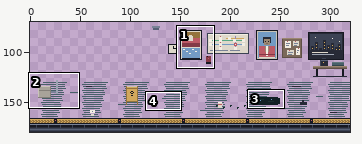
Two states of a pixel-art file, art/src/news/place-subway.aseprite. The picture above shows the old version from afar; the outline marks the close-up.
Close-up. Before the commit:
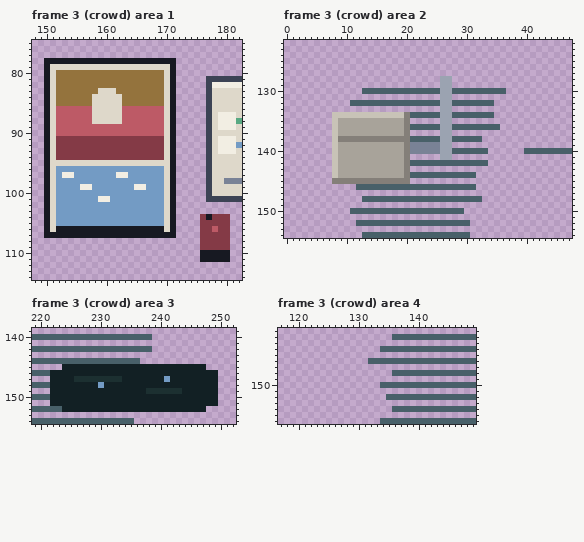
320x180 pixels, 3 frames. Shown: frame 3 (crowd) area 1: x 148..182, y 75..114; frame 3 (crowd) area 2: x 0..47, y 122..154; frame 3 (crowd) area 3: x 219..252, y 139..154; frame 3 (crowd) area 4: x 117..149, y 141..156. The wide view leaves out empty margins. The commit also changed other frames or places, which this record leaves out.
The same view after the edit:
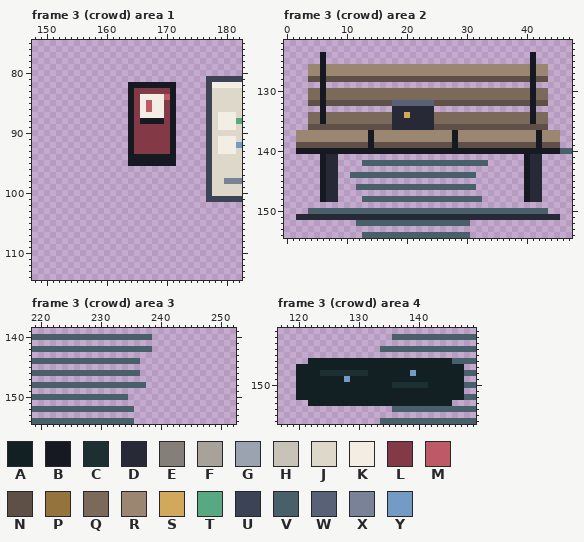
Palette (. is transparent): A #122024  B #171922  C #1c3031  D #272a36  E #847f79  F #a8a39a  G #9ba3b1  H #c8c3b7  J #ded8ca  K #f2eee3  L #843a46  M #bd5a66  N #5f5047  P #94733d  Q #7b695a  R #9b8771  S #d2a85c  T #58a982  U #3c4354  V #486069  W #586176  X #798296  Y #739bc4
Changes in this commit:
Frame 3 (crowd) area 1:
y 78: x 150..171 BBBBBBBBBBBBBBBBBBBBBB -> ......................
y 79: x 150..171 BJJJJJJJJJJJJJJJJJJJJB -> ......................
y 80..81: x 150..171 BJPPPPPPPPPPPPPPPPPPJB -> ......................
y 82: x 150..170 BJPPPPPPPPPPPPPPPPPPJ -> ..............BBBBBBB
y 83: x 150..170 BJPPPPPPPJJJPPPPPPPPJ -> ..............BLLLLLL
y 84: x 150..170 BJPPPPPPJJJJJPPPPPPPJ -> ..............BLKKKKM
y 85: x 150..170 BJPPPPPPJJJJJPPPPPPPJ -> ..............BLKMKKL
y 86: x 150..166 BJMMMMMMJJJJJMMMM -> ..............BLK; x 168..170 MMJ -> KKL
y 87: x 150..170 BJMMMMMMJJJJJMMMMMMMJ -> ..............BLKKKKL
y 88: x 150..170 BJMMMMMMJJJJJMMMMMMMJ -> ..............BLBBBBL
y 89..90: x 150..170 BJMMMMMMMMMMMMMMMMMMJ -> ..............BLLLLLL
y 91..93: x 150..164 BJLLLLLLLLLLLLL -> ..............B; x 170 J -> L
y 94: x 150..170 BJLLLLLLLLLLLLLLLLLLJ -> ..............BBBBBBB
y 95: x 150..170 BJJJJJJJJJJJJJJJJJJJJ -> ..............BBBBBBB
y 96: x 150..171 BJYYYYYYYYYYYYYYYYYYJB -> ......................
y 97: x 150..171 BJYKKYYYYYYYKKYYYYYYJB -> ......................
y 98: x 150..171 BJYYYYYYYYYYYYYYYYYYJB -> ......................
y 99: x 150..171 BJYYYYKKYYYYYYYKKYYYJB -> ......................
y 100: x 150..171 BJYYYYYYYYYYYYYYYYYYJB -> ......................
y 101: x 150..171 BJYYYYYYYKKYYYYYYYYYJB -> ......................
y 102..103: x 150..171 BJYYYYYYYYYYYYYYYYYYJB -> ......................
y 104: x 150..171 BJYYYYYYYYYYYYYYYYYYJB -> ......................; x 176..180 LBLLL -> .....
y 105: x 150..171 BJYYYYYYYYYYYYYYYYYYJB -> ......................; x 176..180 LLLLL -> .....
y 106: x 150..171 BJBBBBBBBBBBBBBBBBBBJB -> ......................; x 176..180 LLMLL -> .....
y 107: x 150..171 BBBBBBBBBBBBBBBBBBBBBB -> ......................; x 176..180 LLLLL -> .....
y 108..109: x 176..180 LLLLL -> .....
y 110..111: x 176..180 BBBBB -> .....
Frame 3 (crowd) area 2:
y 124..125: x 6 . -> B; x 41 . -> B
y 126..127: x 4..43 ........................................ -> RRBRRRRRRRRRRRRRRRRRRRRRRRRRRRRRRRRRRBRR
y 128: x 4..43 ......................GG................ -> NNBNNNNNNNNNNNNNNNNNNNNNNNNNNNNNNNNNNBNN
y 129: x 6 . -> B; x 26..27 GG -> ..; x 41 . -> B
y 130: x 4..43 .........VVVVVVVVVVVVVGGVVVVVVVVV....... -> QQBQQQQQQQQQQQQQQQQQQQQQQQQQQQQQQQQQQBQQ
y 131: x 4..43 ......................GG................ -> QQBQQQQQQQQQQQQQQQQQQQQQQQQQQQQQQQQQQBQQ
y 132: x 4..43 .......VVVVVVVVVVVVVVVGGVVVVVVV......... -> NNBNNNNNNNNNNNWWWWWWWNNNNNNNNNNNNNNNNBNN
y 133: x 6 . -> B; x 18..24 ....... -> DDDDDDD; x 26..27 GG -> ..; x 41 . -> B
y 134: x 4..43 ....HHHHHHHHHHHHEVVVVVGGVVVVVVV......... -> QQBQQQQQQQQQQQDDSDDDDQQQQQQQQQQQQQQQQBQQ
y 135: x 4..43 ....HFFFFFFFFFFFE.....GG................ -> QQBQQQQQQQQQQQDDDDDDDQQQQQQQQQQQQQQQQBQQ
y 136: x 4..43 ....HFFFFFFFFFFFEVVVVVGGVVVVVVVV........ -> NNNNNNNNNNNNNNDDDDDDDNNNNNNNNNNNNNNNNNNN
y 137: x 2..45 ......HFFFFFFFFFFFE.....GG.................. -> RRRRRRRRRRRRBRRRRRRRRRRRRRBRRRRRRRRRRRRRBRRR
y 138: x 2..45 ......HEEEEEEEEEEEEVVVVVGGVVVVV............. -> RRRRRRRRRRRRBRRRRRRRRRRRRRBRRRRRRRRRRRRRBRRR
y 139: x 2..45 ......HFFFFFFFFFFFEXXXXXGG.................. -> NNNNNNNNNNNNBNNNNNNNNNNNNNBNNNNNNNNNNNNNBNNN
y 140: x 2..45 ......HFFFFFFFFFFFEXXXXXGGVVVVVV......VVVVVV -> BBBBBBBBBBBBBBBBBBBBBBBBBBBBBBBBBBBBBBBBBBBB
y 141: x 6..20 ..HFFFFFFFFFFFE -> BDD............; x 26..27 GG -> ..; x 40..42 ... -> BDD
y 142: x 6..20 ..HFFFFFFFFFFFE -> BDD....VVVVVVVV; x 40..42 ... -> BDD
y 143: x 6..20 ..HFFFFFFFFFFFE -> BDD............; x 40..42 ... -> BDD
y 144: x 6..20 ..HFFFFFFFFFFFE -> BDD..VVVVVVVVVV; x 40..42 ... -> BDD
y 145: x 6..20 ..EEEEEEEEEEEEE -> BDD............; x 40..42 ... -> BDD
y 146..148: x 6..8 ... -> BDD; x 40..42 ... -> BDD
y 150: x 4..10 ....... -> VVVVVVV; x 30..43 .............. -> VVVVVVVVVVVVVV
y 151: x 2..45 ............................................ -> DDDDDDDDDDDDDDDDDDDDDDDDDDDDDDDDDDDDDDDDDDDD
Frame 3 (crowd) area 3:
y 145: x 224..247 AAAAAAAAAAAAAAAAAAAAAAAA -> ........................
y 146: x 222..249 AAAAAAAAAAAAAAAAAAAAAAAAAAAA -> VVVVVVVVVVVVVVV.............
y 147: x 222..249 AAAACCCCCCCCAAAAAAAYAAAAAAAA -> ............................
y 148: x 222..249 AAAAAAAAYAAAAAAAAAAAAAAAAAAA -> VVVVVVVVVVVVVVVV............
y 149: x 222..249 AAAAAAAAAAAAAAAACCCCCCAAAAAA -> ............................
y 150: x 222..249 AAAAAAAAAAAAAAAAAAAAAAAAAAAA -> VVVVVVVVVVVVV...............
y 151: x 222..249 AAAAAAAAAAAAAAAAAAAAAAAAAAAA -> ............................
y 152: x 224..247 AAAAAAAAAAAAAAAAAAAAAAAA -> VVVVVVVVVVVV............
Frame 3 (crowd) area 4:
y 146: x 122..145 ..........VVVVVVVVVVVVVV -> AAAAAAAAAAAAAAAAAAAAAAAA
y 147: x 120..147 ............................ -> AAAAAAAAAAAAAAAAAAAAAAAAAAAA
y 148: x 120..147 ................VVVVVVVVVVVV -> AAAACCCCCCCCAAAAAAAYAAAAAAAA
y 149: x 120..147 ............................ -> AAAAAAAAYAAAAAAAAAAAAAAAAAAA
y 150: x 120..147 ..............VVVVVVVVVVVVVV -> AAAAAAAAAAAAAAAACCCCCCAAAAAA
y 151: x 120..147 ............................ -> AAAAAAAAAAAAAAAAAAAAAAAAAAAA
y 152: x 120..147 ...............VVVVVVVVVVVVV -> AAAAAAAAAAAAAAAAAAAAAAAAAAAA
y 153: x 122..145 ........................ -> AAAAAAAAAAAAAAAAAAAAAAAA
